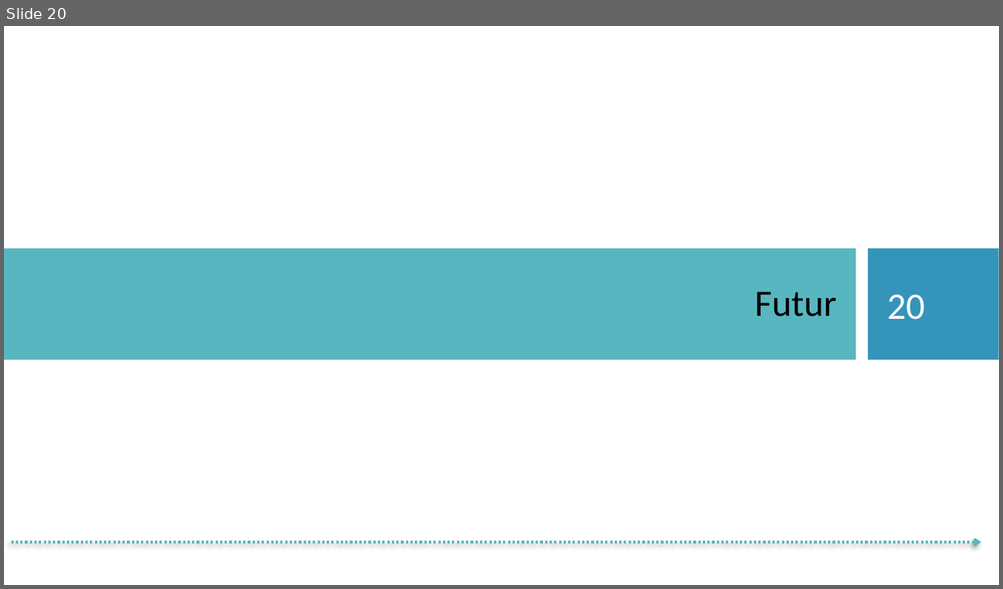
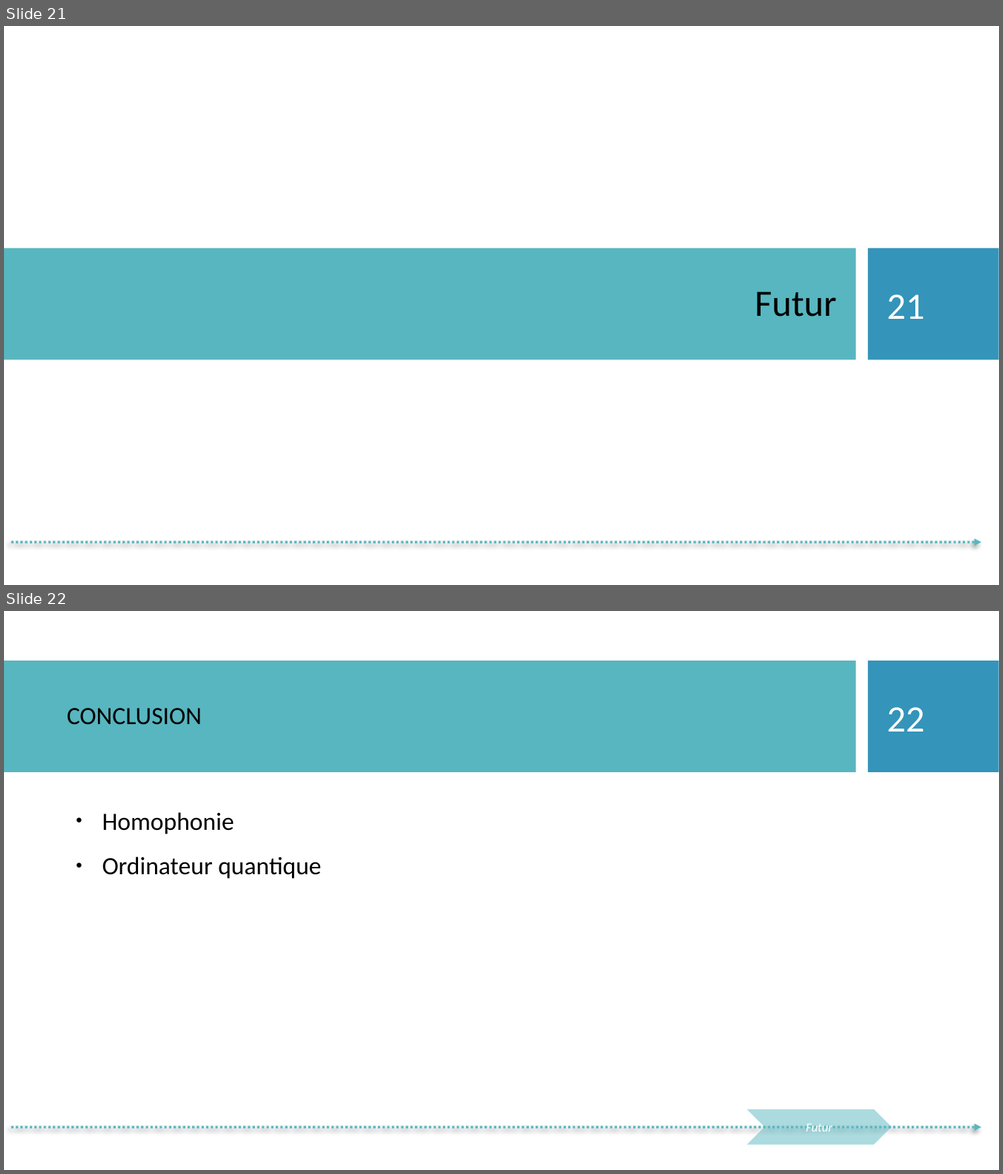
Before and after one commit to vinhphuctr/ASPE, a slide deck: communication/CommCryptologieV1.pptx. Shown one above the other, each under a label of ours: slide 20 before the commit, slides 21 and 22 after it. The pictures are 1003x589 and 1003x1174 pixels, drawn with LibreOffice and Linux fonts; fonts in the diff are those of the drawing; background and template pictures are left out. Boxes give left, top, right and bottom in pixels: in the first picture for what was removed or moved away, otherwise in the second. Text is boxed around its words. In the diff, an @@ line names an element or a change of style, - is before the commit and + after.

```diff
--- a/communication/CommCryptologieV1.pptx
+++ b/communication/CommCryptologieV1.pptx
@@ slide 22 added at (4, 611, 999, 1170), background picture (left out); not listed: 1 template element that a slide beside it also shows @@
@@ rectangle added at (4, 661, 855, 773), fill #58B6C0 @@
@@ rectangle added at (868, 661, 999, 773), fill #3494BA @@
@@ text added at (67, 708, 202, 725), 24 pt, text #000000 @@
+CONCLUSION
@@ page number added at (887, 707, 925, 732), 36 pt, text #FFFFFF @@
+22
@@ text added at (102, 812, 321, 879), 24 pt, text #000000 @@
+● Homophonie
+● Ordinateur quantique
@@ chevron added at (747, 1110, 892, 1145), fill #58B6C0 at 50% opacity, 12 pt, text #FFFFFF, italic @@
+Futur
@@ what was slide 20 is now slide 21 @@
@@ page number at (887, 295, 925, 319): text changed @@
-20
+21
```
Also in this commit, not shown: 19 other slides changed, 2 other slides added, 2 slides removed.
